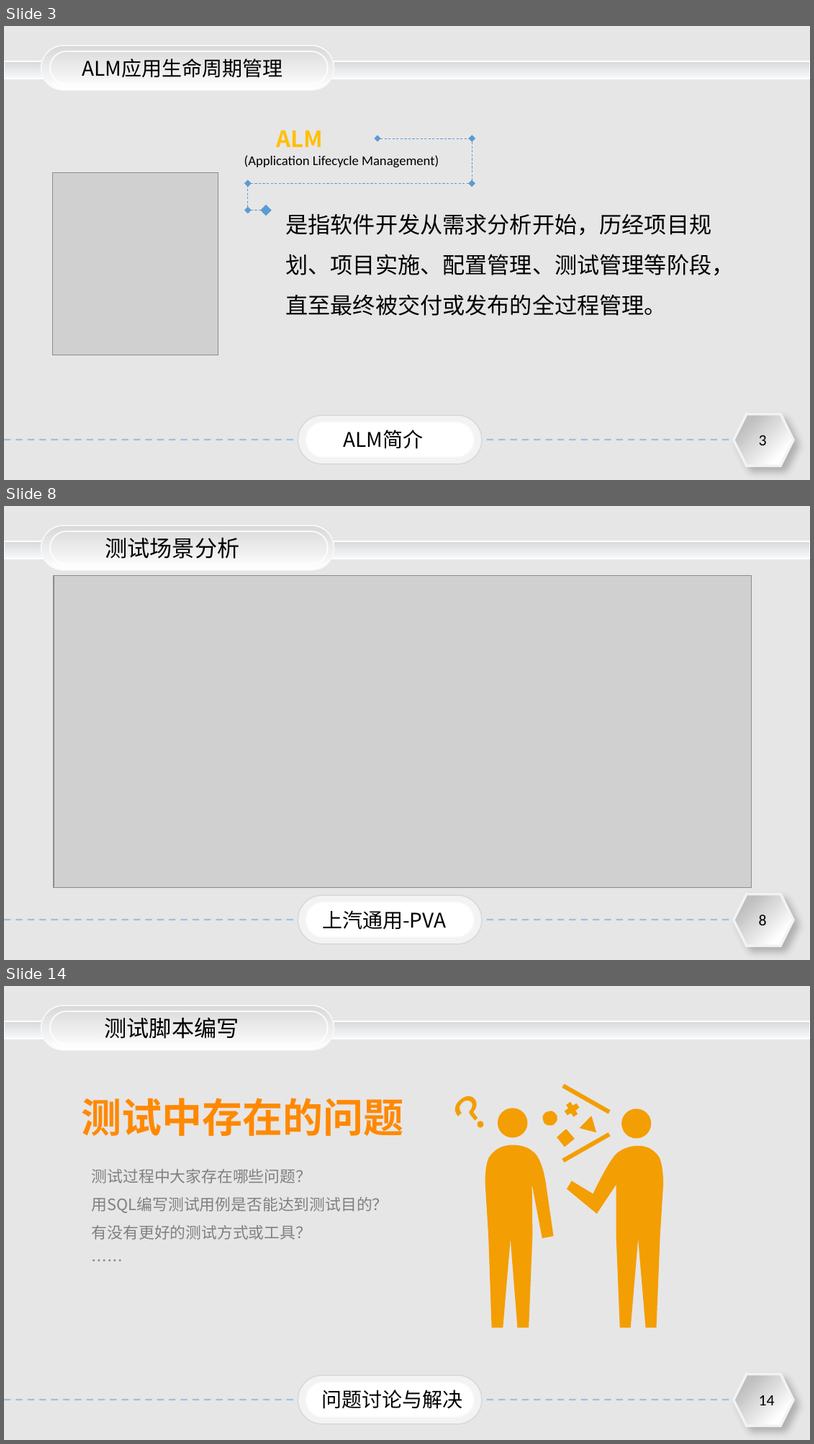
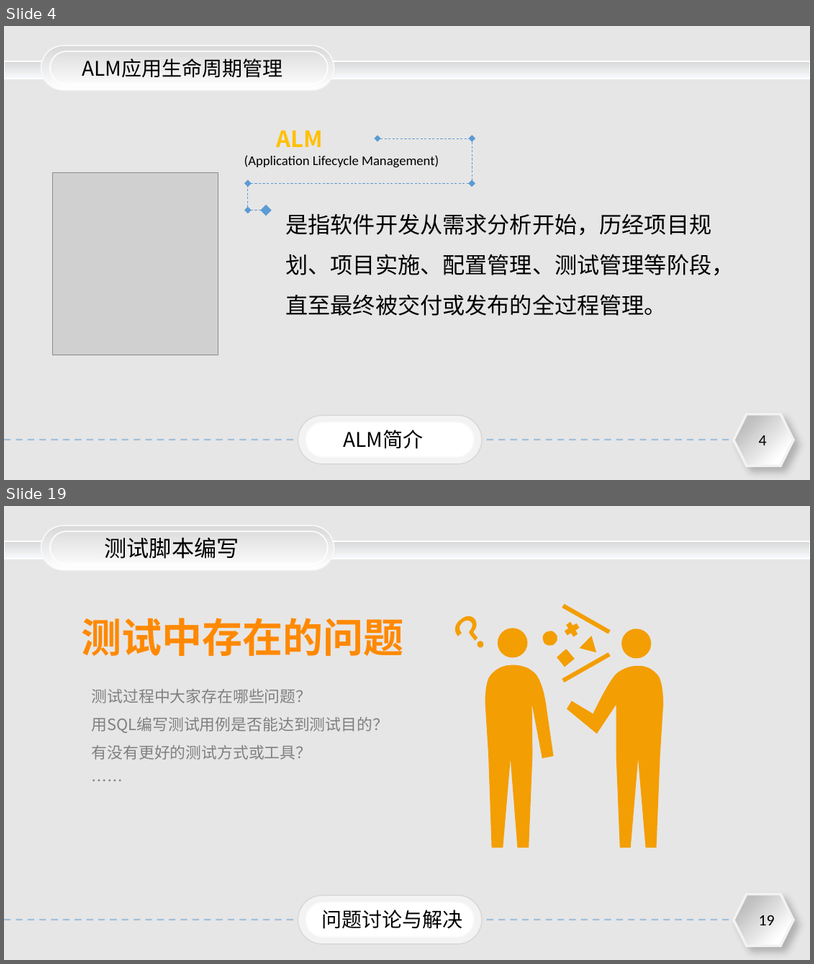
Before and after one commit to jimmyue/skills, a slide deck: 如何用SQL编写测试用例.pptx. Shown one above the other, each under a label of ours: slides 3, 8 and 14 before the commit, slides 4 and 19 after it; the slides between them are not shown. The pictures are 814x1444 and 814x964 pixels, drawn with LibreOffice and Linux fonts; fonts in the diff are those of the drawing; grey boxes stand for pictures. Boxes give left, top, right and bottom in pixels: in the first picture for what was removed or moved away, otherwise in the second. Text is boxed around its words. In the diff, an @@ line names an element or a change of style, - is before the commit and + after.

```diff
--- a/如何用SQL编写测试用例.pptx
+++ b/如何用SQL编写测试用例.pptx
@@ slide 8 removed at (x1=4, y1=506, x2=810, y2=960), background #E7E6E6; not listed: 8 template elements that a slide beside it also shows @@
@@ text removed at (x1=105, y1=538, x2=239, y2=559) @@
-测试场景分析
@@ picture removed at (x1=54, y1=575, x2=751, y2=888) @@
@@ text removed at (x1=322, y1=910, x2=446, y2=929) @@
-上汽通用-PVA
@@ what was slide 3 is now slide 4 @@
@@ page number at (x1=759, y1=435, x2=767, y2=445): text changed @@
-3
+4
@@ what was slide 14 is now slide 19 @@
@@ page number at (x1=759, y1=915, x2=775, y2=925): text changed @@
-14
+19
```
Also in this commit, not shown: 9 slides changed, 8 slides added, 2 other slides removed.
